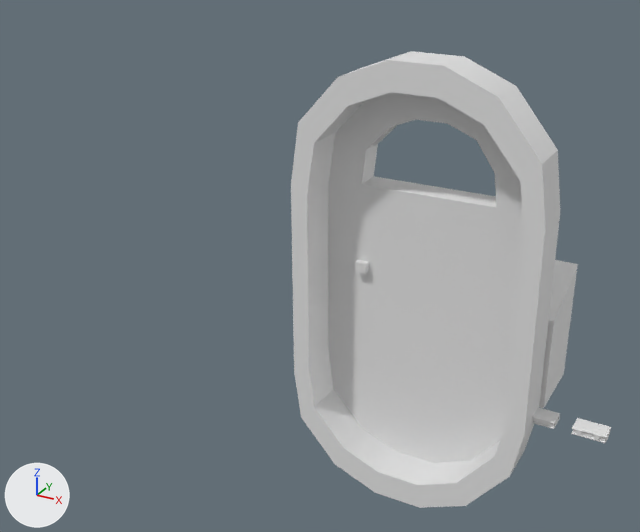
What one commit did to the Blender file 3_Blend_Files/Environment.blend.
Before and after are seen from a 50 mm camera at (1.8, -7.83, 5.09) aimed at (-2.69, 0.35, 1.0). The lights are fixed; the arrows at lower left show +X, +Y and +Z. The picture after the commit comes second. The same objects are shown in both versions, whatever each file hides.

Script lines for the objects in view, before the commit:
```python
me_cube_006 = bpy.data.meshes.new('Cube.006')
me_cube_006.from_pydata(...)  # 8 vertices, 6 faces; spans x -1.0..0.045, y 0.199..1.0, z -1.0..0.332
me_cube_009 = bpy.data.meshes.new('Cube.009')
me_cube_009.from_pydata(...)  # 64 vertices, 56 faces; spans x -0.1..0.237, y -0.1..0.115, z -0.1..-0.029
me_cube_009.polygons.foreach_set('use_smooth', [True] * 56)
me_cube_011 = bpy.data.meshes.new('Cube.011')
me_cube_011.from_pydata(...)  # 64 vertices, 56 faces; spans x -0.1..0.237, y -0.1..0.115, z -0.1..-0.029
me_cube_011.polygons.foreach_set('use_smooth', [True] * 56)
me_plane_011 = bpy.data.meshes.new('Plane.011')
me_plane_011.from_pydata(...)  # 136 vertices, 130 faces; spans x -3.93..1.09, y -1.22..1.33, z 0.46..0.71
me_plane_011.polygons.foreach_set('use_smooth', [True] * 130)
me_plane_013 = bpy.data.meshes.new('Plane.013')
me_plane_013.from_pydata(...)  # 64 vertices, 64 faces; spans x -3.9..0.95, y -1.31..1.35, z 0.2..0.71
me_plane_013.polygons.foreach_set('use_smooth', [True] * 64)
ob_book_type_1 = bpy.data.objects.new('Book_Type_1', me_cube_009)
ob_book_type_1.location = (0.0, 0.0, 0.1)
ob_book_type_2 = bpy.data.objects.new('Book_Type_2', me_cube_011)
ob_book_type_2.location = (0.51, 0.0, 0.1)
ob_console = bpy.data.objects.new('Console', me_cube_006)
ob_console.location = (0.0, 0.0, 1.02)
ob_door = bpy.data.objects.new('Door', me_plane_011)
ob_door.location = (-1.3, 0.81, 2.36)
ob_door.rotation_euler = (1.571, -1.571, 0.0)  # degrees (90, -90, 0)
ob_door.scale = (0.875, 0.938, 1.0)
ob_doorframe = bpy.data.objects.new('DoorFrame', me_plane_013)
ob_doorframe.location = (-1.3, 0.35, 2.6)
ob_doorframe.rotation_euler = (1.571, -1.571, 0.0)  # degrees (90, -90, 0)
```
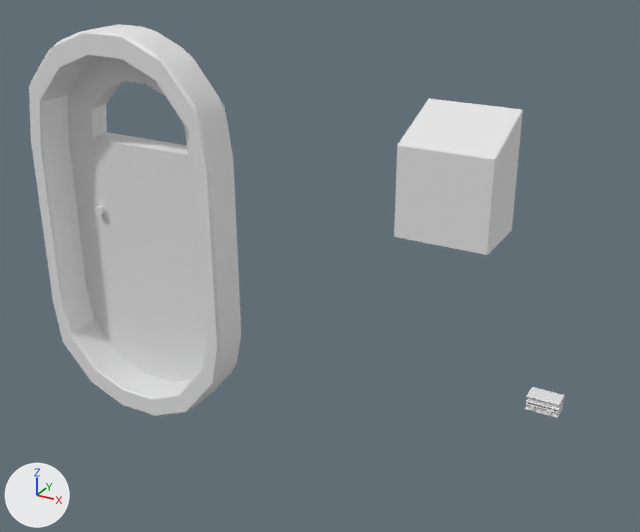
Boxes [x1, y1, x2, y2] around the edits, measured in the pictures (640 x 532 px):
'Door', moved
    before: [328, 92, 524, 463]
    after: [68, 58, 206, 382]
'DoorFrame', moved
    before: [291, 51, 560, 508]
    after: [29, 24, 241, 416]
'Console', moved
    before: [539, 260, 578, 408]
    after: [394, 99, 523, 255]
'Book_Type_1', moved
    before: [532, 408, 560, 429]
    after: [526, 387, 564, 410]
'Book_Type_2', moved
    before: [571, 418, 611, 443]
    after: [525, 402, 563, 418]
'Door_handle', moved (mostly hidden)
    before: [355, 260, 369, 274]
    after: [94, 205, 106, 215]
'Book_Strap', moved
    before: [577, 425, 601, 441]
    after: [530, 404, 552, 416]

What the commit changed:
Object 'Console' (ob_console) moves from (0.0, 0.0, 1.02) to (-0.75, 0.07, 2.57).
Object 'Book_Type_1' (ob_book_type_1) moves from (0.0, 0.0, 0.1) to (0.0, 0.12, 0.25).
Object 'Book_Type_2' (ob_book_type_2) moves from (0.51, 0.0, 0.1) to (0.0, 0.12, 0.16).
Object 'Door' (ob_door) moves from (-1.3, 0.81, 2.36) to (-4.97, 0.81, 2.36).
Object 'DoorFrame' (ob_doorframe) moves from (-1.3, 0.35, 2.6) to (-4.97, 0.35, 2.6).
